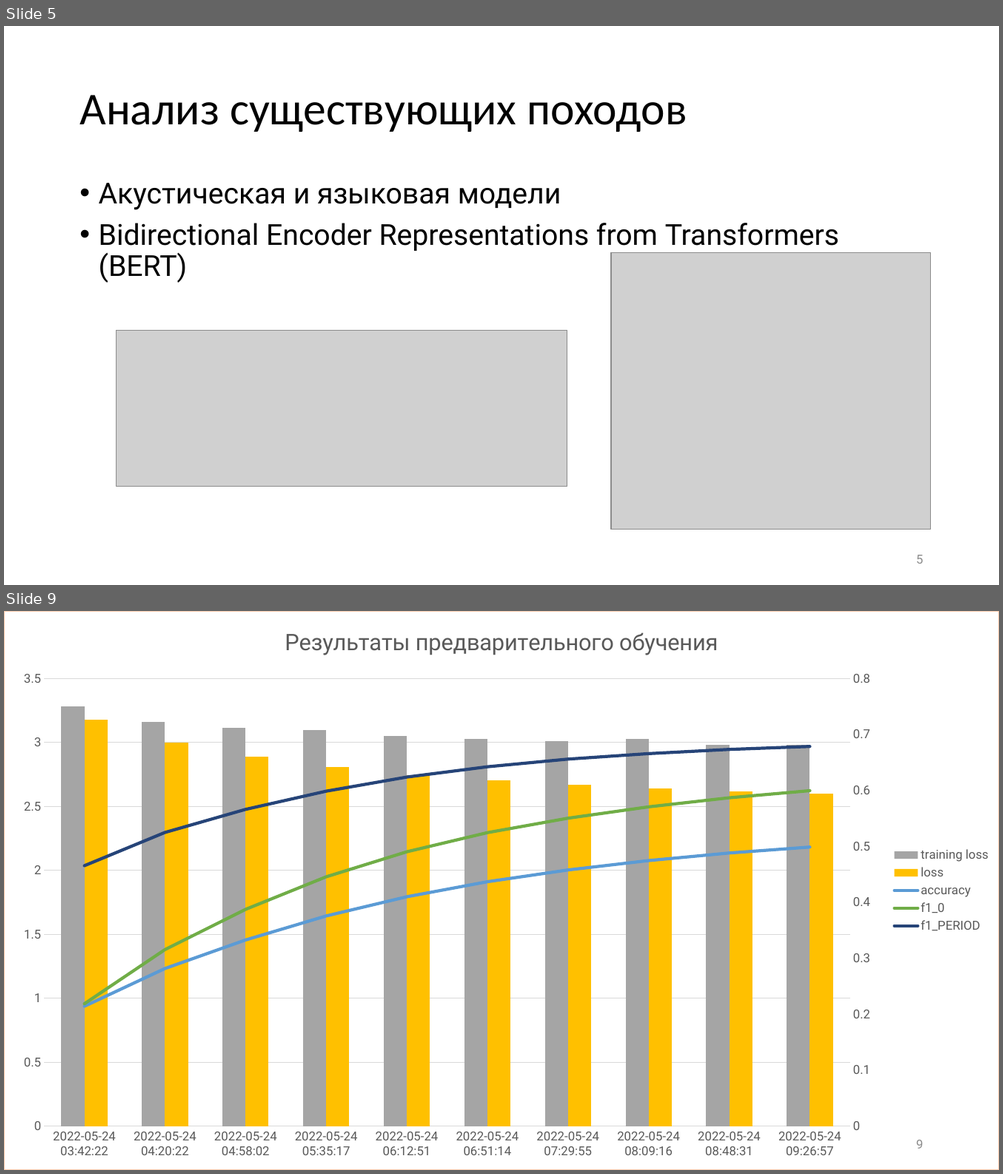
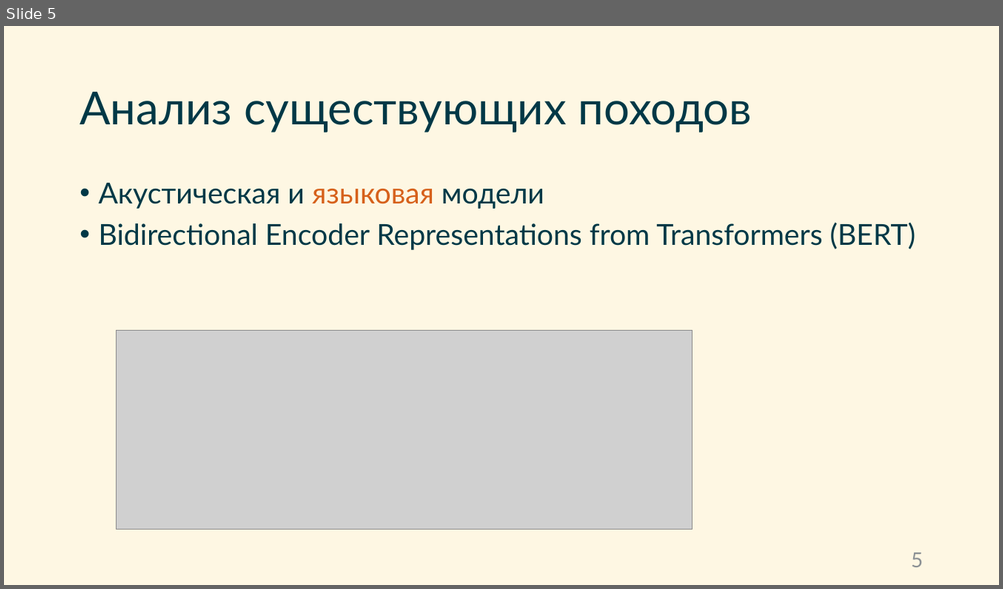
Before and after one commit to SirojiddinSaidmurodov/degree-work, a slide deck: docs/Предзащита.pptx. Shown one above the other, each under a label of ours: slides 5 and 9 before the commit, slide 5 after it; the slides between them are not shown. The pictures are 1003x1174 and 1003x589 pixels, drawn with LibreOffice and Linux fonts; fonts in the diff are those of the drawing; grey boxes stand for pictures. Boxes give left, top, right and bottom in pixels: in the first picture for what was removed or moved away, otherwise in the second. Text is boxed around its words. In the diff, an @@ line names an element or a change of style, - is before the commit and + after.

```diff
--- a/docs/Предзащита.pptx
+++ b/docs/Предзащита.pptx
@@ slide 9 removed at bbox=[4, 611, 999, 1170], background #FFFFFF @@
@@ column chart removed at bbox=[4, 611, 999, 1170] @@
-title "Результаты предварительного обучения "
-categories: 2022-05-24 03:42:22, 2022-05-24 04:20:22, 2022-05-24 04:58:02, 2022-05-24 05:35:17, 2022-05-24 06:12:51, 2022-05-24 06:51:14, 2022-05-24 07:29:55, 2022-05-24 08:09:16, 2022-05-24 08:48:31, 2022-05-24 09:26:57
-training loss: 3.3, 3.2, 3.1, 3.1, 3.1, 3, 3, 3, 3, 3
-loss: 3.2, 3, 2.9, 2.8, 2.7, 2.7, 2.7, 2.6, 2.6, 2.6
-accuracy: 0.21, 0.28, 0.33, 0.38, 0.41, 0.44, 0.46, 0.47, 0.49, 0.5
-f1_0: 0.22, 0.32, 0.39, 0.45, 0.49, 0.52, 0.55, 0.57, 0.59, 0.6
-f1_PERIOD: 0.47, 0.53, 0.57, 0.6, 0.62, 0.64, 0.66, 0.67, 0.67, 0.68
@@ page number removed at bbox=[916, 1140, 922, 1149] @@
-9
@@ slide 5 changed as well @@
@@ background #FFFFFF to #FEF7E3 @@
@@ title "Анализ существующих походов" at bbox=[79, 92, 751, 133]: font Calibri to Lato, text colour #000000 to #003846 @@
@@ text "Акустическая и языковая модели" at bbox=[99, 183, 916, 250]: font Roboto to Lato, text colour #000000 to #003846; text colour #000000 to #D6601A in "языковая" @@
@@ picture removed at bbox=[612, 253, 930, 530] @@
@@ picture: place and size @@
-picture at bbox=[116, 330, 566, 487]
+picture at bbox=[116, 330, 692, 531]
@@ page number at bbox=[910, 553, 922, 568]: size 12 to 20 pt, font Roboto to Lato, text colour #8C8C8C to #8C9194 @@
```
Also in this commit, not shown: 8 other slides changed, 5 slides added, 3 other files.
